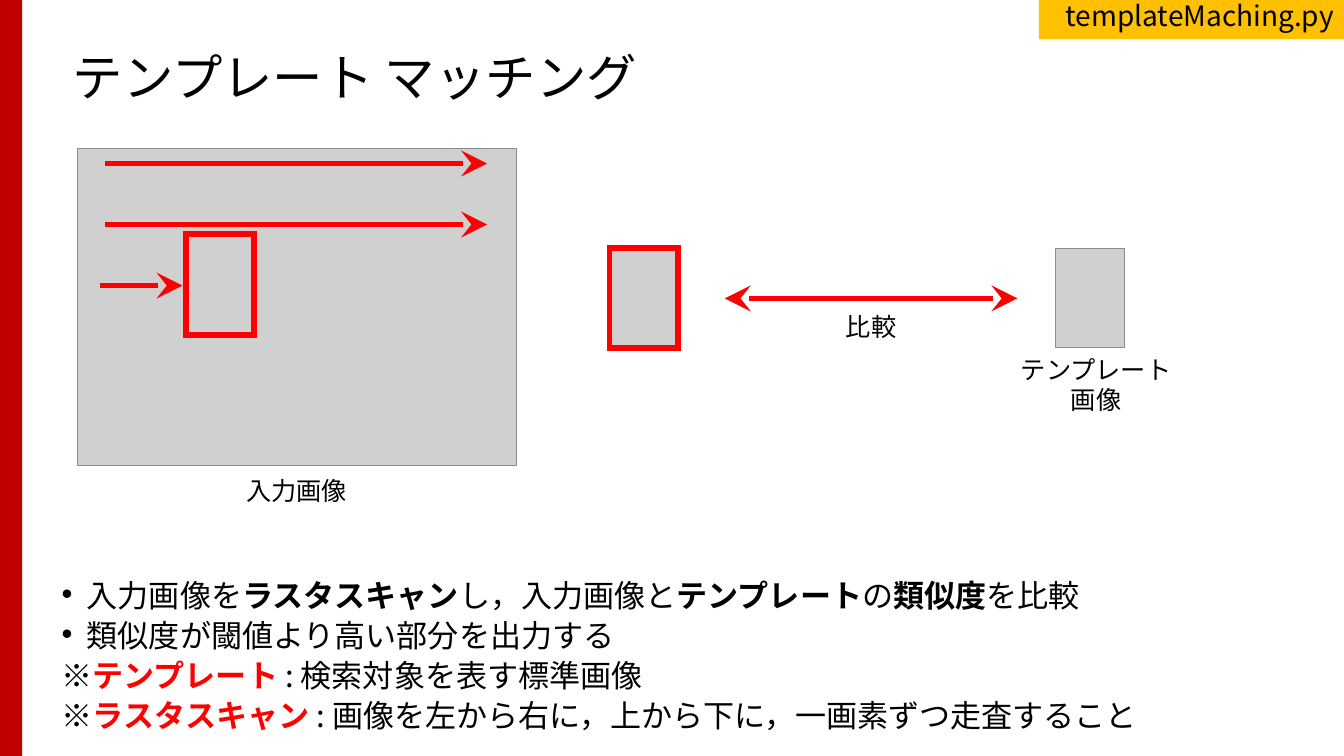
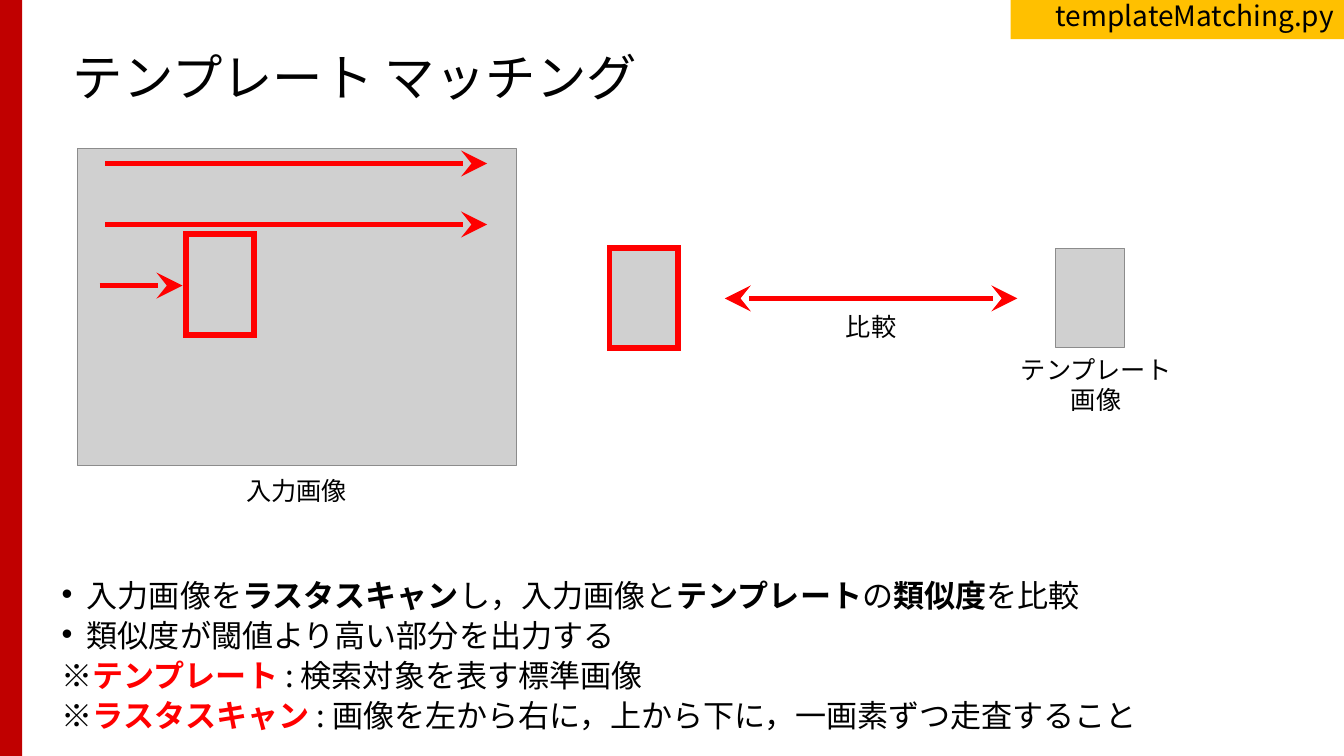
Before and after one commit to TakashiIjiri/TakashiIjiri.github.io, a slide deck: slide 8 of classes/dm2017/DigitalMedia2_8.pptx. Drawn at 1344x756 pixels with LibreOffice and Linux fonts; fonts in the diff are those of the drawing; grey boxes stand for pictures. Boxes give left, top, right and bottom in pixels: in the first picture for what was removed or moved away, otherwise in the second. Text is boxed around its words. In the diff, an @@ line names an element or a change of style, - is before the commit and + after.

```diff
--- a/classes/dm2017/DigitalMedia2_8.pptx
+++ b/classes/dm2017/DigitalMedia2_8.pptx
@@ rectangle "templateMatching.py": place and size @@
-rectangle "templateMatching.py" at [1040,0,1344,39]
+rectangle "templateMatching.py" at [1011,0,1344,39]
@@ text in rectangle at [1056,3,1334,33]: text changed @@
-templateMaching.py
+templateMatching.py
```
Also in this commit, not shown: 6 other slides changed, 12 other files.
